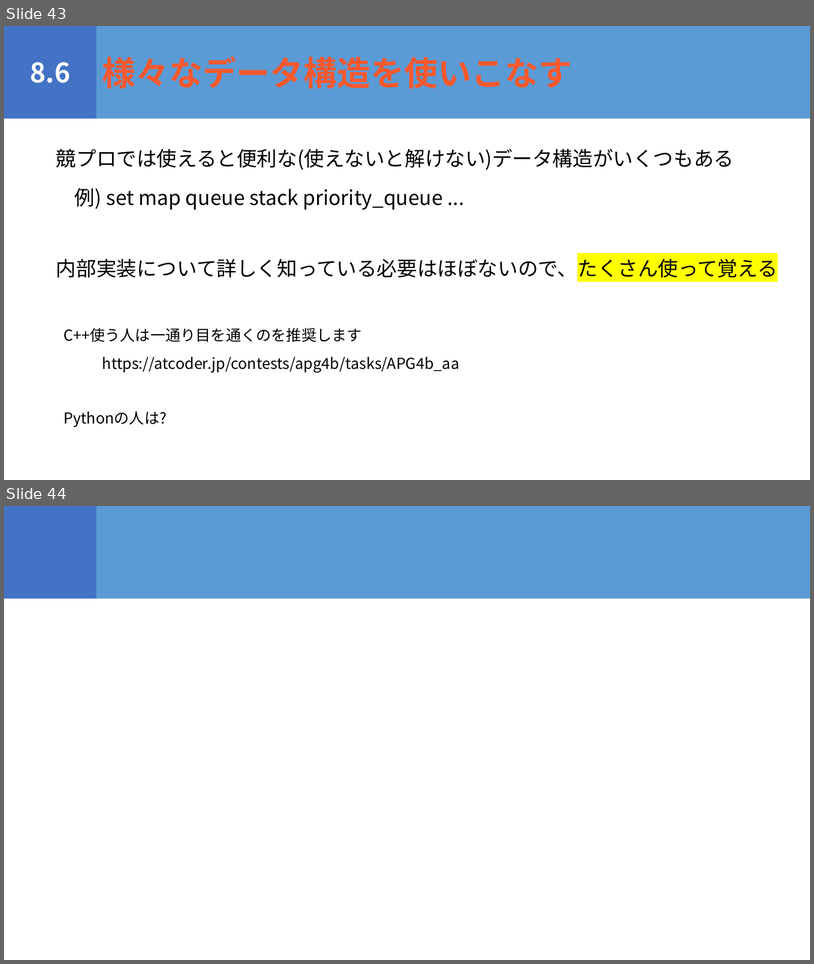
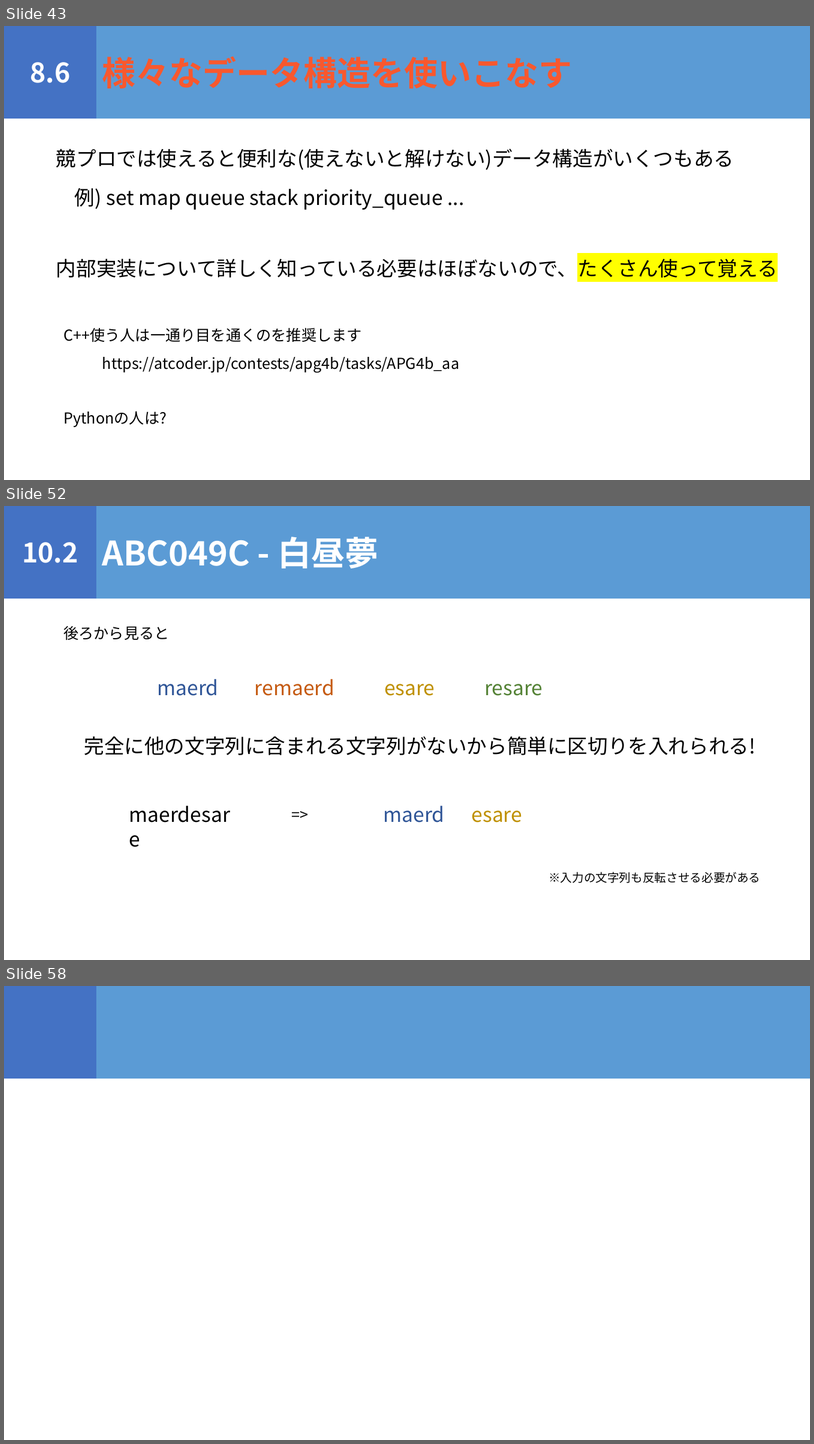
Before and after one commit to igeeeeee/triC_AtCoder_Beginners_Selection, a slide deck: ABS_勉強会.pptx. Shown one above the other, each under a label of ours: slides 43 and 44 before the commit, slides 43, 52 and 58 after it; the slides between them are not shown. The pictures are 814x964 and 814x1444 pixels, drawn with LibreOffice and Linux fonts; fonts in the diff are those of the drawing. Boxes give left, top, right and bottom in pixels: in the first picture for what was removed or moved away, otherwise in the second. Text is boxed around its words. In the diff, an @@ line names an element or a change of style, - is before the commit and + after.

```diff
--- a/ABS_勉強会.pptx
+++ b/ABS_勉強会.pptx
@@ slide 52 added at <box>4,506,810,960</box>, background #FFFFFF @@
@@ rectangle added at <box>4,506,96,598</box>, fill #4472C4, 32 pt, text #FFFFFF, bold @@
+10.2
@@ rectangle added at <box>96,506,810,598</box>, fill #5B9BD5, 40 pt, text #FFFFFF, bold @@
+ABC049C - 白昼夢
@@ text added at <box>63,626,169,640</box>, 18 pt, text #000000 @@
+後ろから見ると
@@ text added at <box>157,679,543,696</box>, 24 pt, text #C55A11 @@
+maerd remaerd esare resare
@@ text added at <box>84,736,756,755</box>, 24 pt, text #000000 @@
+完全に他の文字列に含まれる文字列がないから簡単に区切りを入れられる!
@@ text added at <box>123,799,246,829</box>, 24 pt, text #000000 @@
+maerdesare
@@ text added at <box>286,802,320,826</box>, 18 pt, text #000000 @@
+=>
@@ text added at <box>383,805,523,822</box>, 24 pt, text #2F5597 @@
+maerd esare
@@ text added at <box>549,871,761,883</box>, 14 pt, text #000000 @@
+※入力の文字列も反転させる必要がある
@@ what was slide 44 is now slide 58 @@
```
Also in this commit, not shown: 1 slide changed, 12 other slides added, 2 slides removed, 5 other files.
